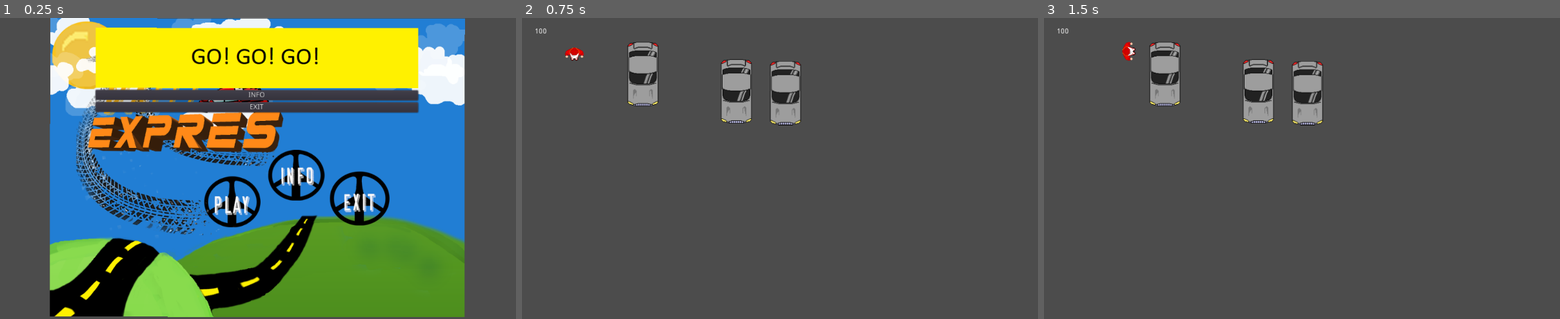
Above: before the commit, frames 1-3 (left to right).
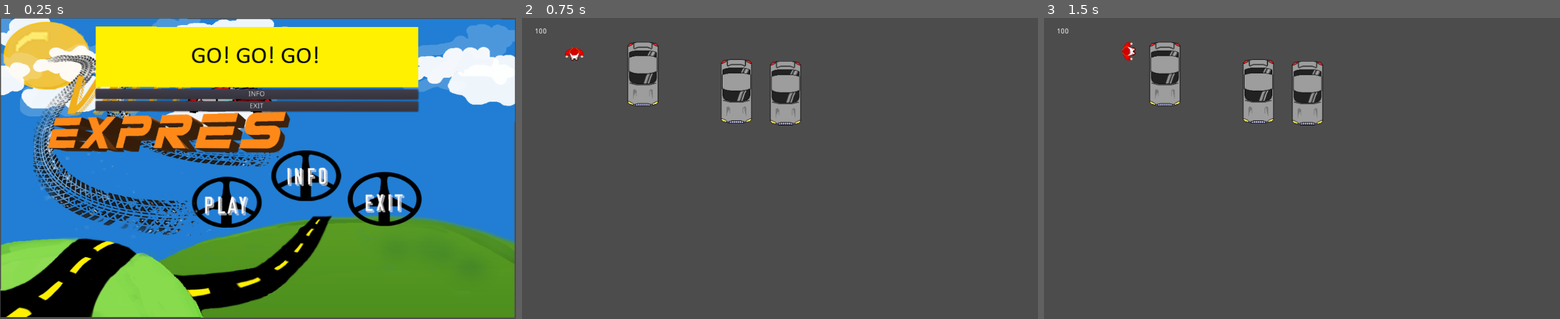
Above: after the commit, the same moments.

Repository: TheSpaceManSplatt/Game_Jam
Game: Godot game, scene res://MENUS/main menu.tscn
Two runs of this game, one before a commit and one after it. Both use one fixed random seed, a clock stepped at 60 frames per second and the inputs below.
Inputs (mouse positions are in pixels of both pictures, inside the frame that each line leads up to):
- Up to frame 1 (0.25 s): no input
- Up to frame 2 (0.75 s): click (780, 57) at 0.5 s
- Up to frame 3 (1.5 s): tap Enter at 1.25 s; move the mouse to (1085, 246) at 1.27 s; hold Right (steer_right) from 1.28 s (still down); tap Space (enter_car) at 1.35 s

The runs differ from the first frame. In frame 1, 43% of the frame differs, in the area x 0-100%, y 0-100%; in frame 2, nothing differs; in frame 3, nothing differs.

Commit message:
audio imported
imported audio

Diff:
--- a/Everything Else/World.tscn
+++ b/Everything Else/World.tscn
@@ -6,6 +6,7 @@
 [ext_resource path="res://Everything Else/car_area.tscn" type="PackedScene" id=4]
 [ext_resource path="res://Everything Else/World.gd" type="Script" id=5]
 [ext_resource path="res://In_Game_UI.tscn" type="PackedScene" id=6]
+[ext_resource path="res://music.ogg" type="AudioStream" id=7]
 
 [node name="World" type="Node2D"]
 script = ExtResource( 5 )
@@ -29,3 +30,6 @@
 
 [node name="Car_spawner" parent="." instance=ExtResource( 2 )]
 position = Vector2( 739.148, 379.05 )
+
+[node name="AudioStreamPlayer2D" type="AudioStreamPlayer2D" parent="."]
+stream = ExtResource( 7 )
--- a/MENUS/main menu.tscn
+++ b/MENUS/main menu.tscn
@@ -1,8 +1,9 @@
-[gd_scene load_steps=4 format=2]
+[gd_scene load_steps=5 format=2]
 
 [ext_resource path="res://MENUS/main menu.gd" type="Script" id=1]
 [ext_resource path="res://final menu.png" type="Texture" id=2]
 [ext_resource path="res://MENUS/GO_BUTTON.png" type="Texture" id=3]
+[ext_resource path="res://music.ogg" type="AudioStream" id=4]
 
 [node name="main menu" type="Control"]
 anchor_right = 1.0
@@ -16,8 +17,8 @@
 }
 
 [node name="Sprite" type="Sprite" parent="."]
-position = Vector2( 512.196, 297.481 )
-scale = Vector2( 0.800306, 0.826337 )
+position = Vector2( 513.1, 298.381 )
+scale = Vector2( 0.991698, 0.826329 )
 texture = ExtResource( 2 )
 
 [node name="HBoxContainer" type="HBoxContainer" parent="."]
@@ -25,10 +26,10 @@
 anchor_top = -0.0013173
 anchor_right = 0.999257
 anchor_bottom = 0.998683
-margin_left = 20.0
-margin_top = 20.0
-margin_right = -20.0
-margin_bottom = -20.0
+margin_left = 19.9971
+margin_top = 18.195
+margin_right = -20.0029
+margin_bottom = -21.805
 grow_horizontal = 0
 grow_vertical = 0
 size_flags_horizontal = 3
@@ -61,6 +62,9 @@
 margin_right = 640.0
 margin_bottom = 168.0
 text = "EXIT"
+
+[node name="AudioStreamPlayer2D" type="AudioStreamPlayer2D" parent="."]
+stream = ExtResource( 4 )
 [connection signal="pressed" from="HBoxContainer/VBoxContainer/Play_button" to="." method="_on_Play_button_pressed"]
 [connection signal="pressed" from="HBoxContainer/VBoxContainer/Info_button" to="." method="_on_Info_button_pressed"]
 [connection signal="pressed" from="HBoxContainer/VBoxContainer/Exit_button" to="." method="_on_Exit_button_pressed"]
Not shown: 1 places in Everything Else/World.tscn that only renumber resources
Not shown, added: music.ogg.import
Not shown, added: music.ogg
